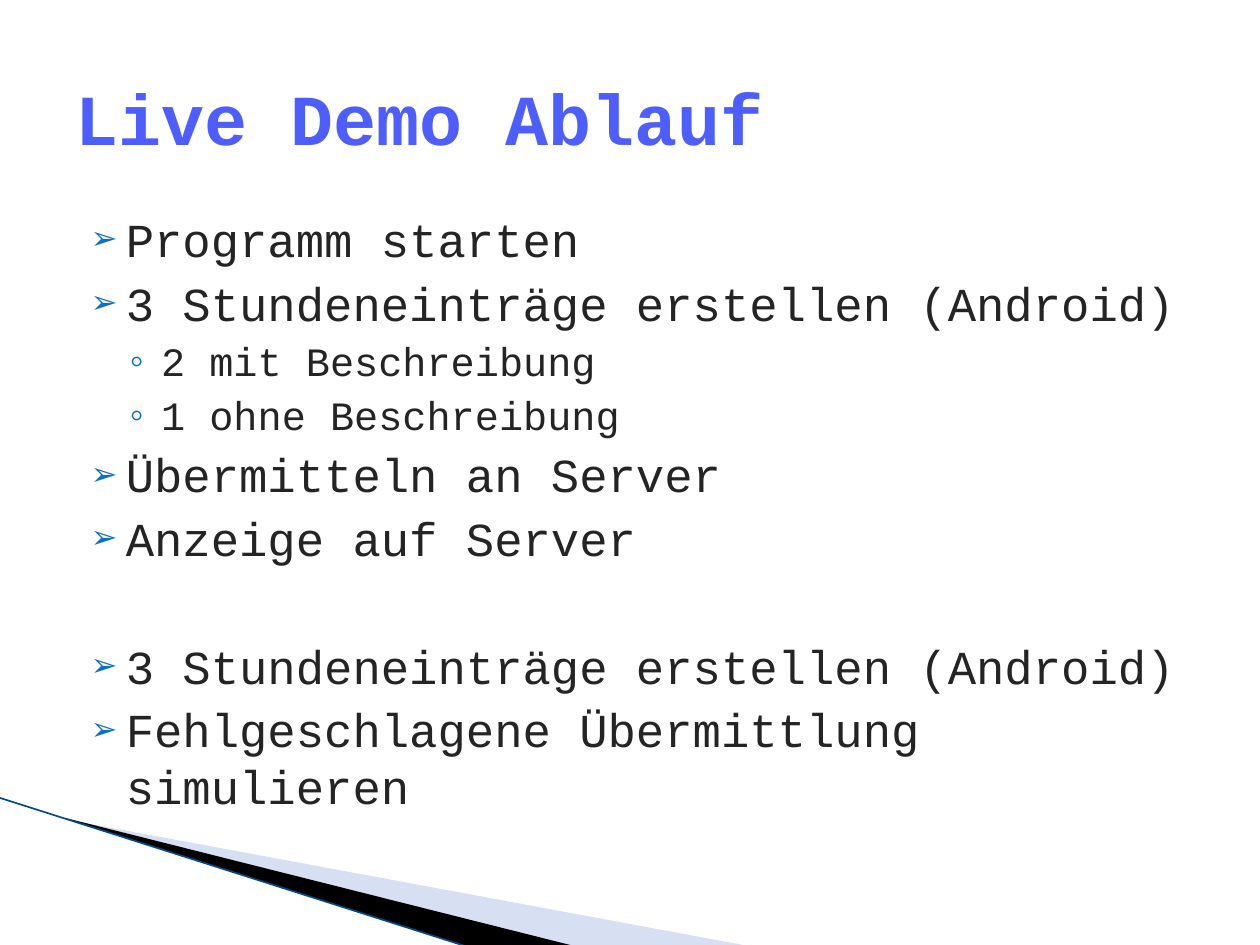
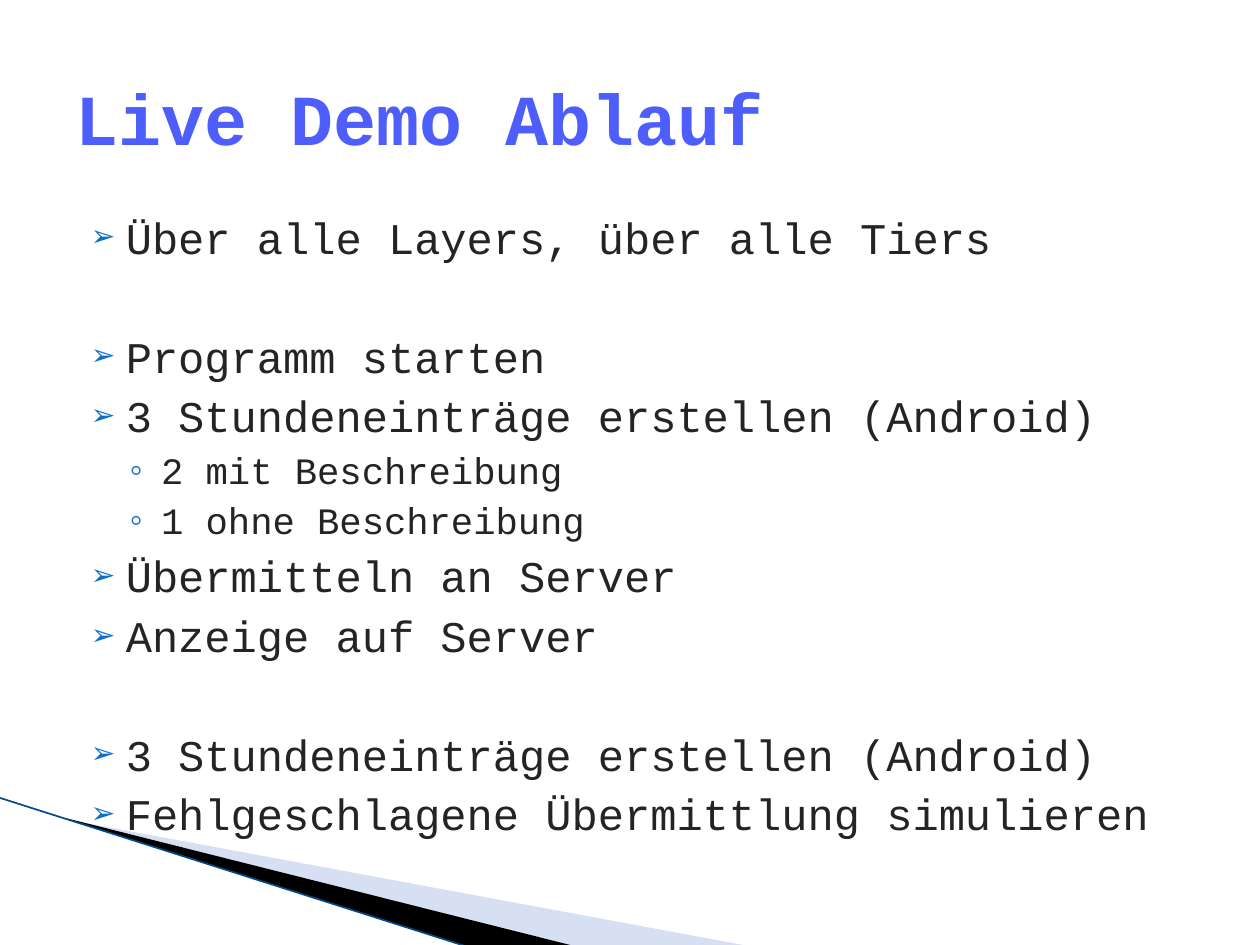
Before and after one commit to lukaselmer/hsr-mrt-software-engineering-2-project, a slide deck: slide 24 of doc/05_Design/praesentation.pptx. Drawn at 1260x945 pixels with LibreOffice and Linux fonts; fonts in the diff are those of the drawing; background and template pictures are left out. Boxes give left, top, right and bottom in pixels: in the first picture for what was removed or moved away, otherwise in the second. Text is boxed around its words. In the diff, an @@ line names an element or a change of style, - is before the commit and + after.

Commit message:
refs #166 Präsentation

```diff
--- a/doc/05_Design/praesentation.pptx
+++ b/doc/05_Design/praesentation.pptx
@@ text at box(126, 223, 991, 263): paragraph added @@
+➢ Über alle Layers, über alle Tiers
@@ text at box(126, 344, 1148, 843): size 27 to 25 pt in "Programm starten", "3 Stundeneinträge erstellen (Android)", "Übermitteln an Server", "Anzeige auf Server" and 2 more places; size 23 to 21.3 pt in "2 mit Beschreibung", "1 ohne Beschreibung" @@
```
